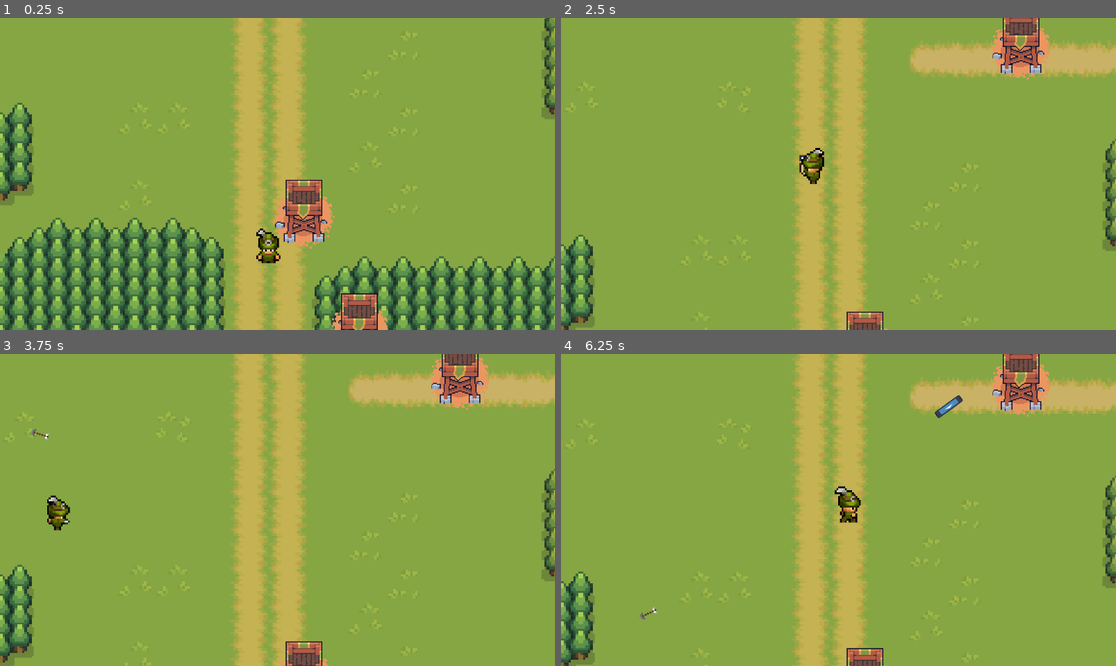
Above: before the commit, frames 1-4 (two rows, left to right).
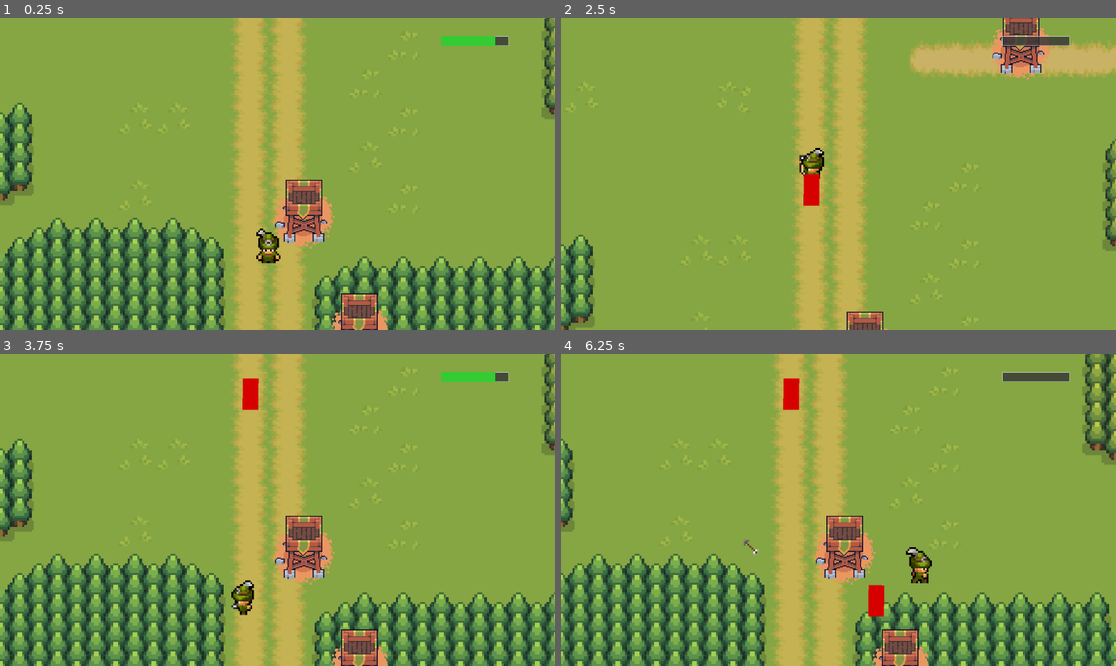
Above: after the commit, the same moments.

Repository: AethelVeritas/Dunedain
Game: Godot game, scene res://scenes/root.tscn
Two runs of this game, one before a commit and one after it. Both use one fixed random seed, a clock stepped at 60 frames per second and the inputs below. This scene is started directly instead of the project's main scene. The engine's default icon, where the game draws it, is replaced by a stand-in: a white triangle on a blue panel in a dark square.
Inputs (mouse positions are in pixels of both pictures, inside the frame that each line leads up to):
- Up to frame 1 (0.25 s): no input
- Up to frame 2 (2.5 s): move the mouse to (810, 236) at 0.52 s; hold W (up) 0.53-2.03 s; click (810, 236) at 0.6 s; move the mouse to (1005, 220) at 1.27 s; click (1005, 220) at 1.35 s; move the mouse to (672, 127) at 2.02 s; hold A (left) from 2.03 s (still down); click (672, 127) at 2.1 s
- Up to frame 3 (3.75 s): move the mouse to (305, 510) at 2.77 s; click (305, 510) at 2.85 s; move the mouse to (194, 432) at 3.52 s; release A (left) at 3.53 s; hold S (down) from 3.53 s (still down); click (194, 432) at 3.6 s
- Up to frame 4 (6.25 s): move the mouse to (960, 494) at 4.27 s; release S (down) at 4.28 s; hold D (right) 4.28-5.03 s; click (960, 494) at 4.35 s; move the mouse to (727, 525) at 5.02 s; hold W (up) 5.03-5.78 s; click (727, 525) at 5.1 s; move the mouse to (894, 441) at 5.77 s; hold D (right) from 5.78 s (still down); click (894, 441) at 5.85 s

The runs differ from the first frame. In frame 1, 0.4% of the frame differs, in the area x 79-92%, y 5-9%; in frame 2, 0.7%; in frame 3, 30%; in frame 4, 38%, in the area x 0-100%, y 0-100%.

Commit message:
add health bar to player

Diff:
--- /dev/null
+++ b/scenes/health_bar.tscn
@@ -0,0 +1,31 @@
+[gd_scene load_steps=2 format=3 uid="uid://health_bar"]
+
+[ext_resource type="Script" path="res://scripts/health_bar.gd" id="1_health"]
+
+[sub_resource type="StyleBoxFlat" id="HealthBarStyle"]
+bg_color = Color(0.2, 0.2, 0.2, 0.8)
+border_width_left = 1
+border_width_top = 1
+border_width_right = 1
+border_width_bottom = 1
+border_color = Color(0.8, 0.8, 0.8, 1.0)
+
+[sub_resource type="StyleBoxFlat" id="HealthFillStyle"]
+bg_color = Color(0.2, 0.8, 0.2, 1.0)
+
+[node name="HealthBar" type="Control"]
+custom_minimum_size = Vector2(40, 6)
+script = ExtResource("1_health")
+
+[node name="ProgressBar" type="ProgressBar" parent="."]
+layout_mode = 1
+anchors_preset = 15
+anchor_right = 1.0
+anchor_bottom = 1.0
+grow_horizontal = 2
+grow_vertical = 2
+theme_override_styles/background = SubResource("HealthBarStyle")
+theme_override_styles/fill = SubResource("HealthFillStyle")
+max_value = 100.0
+value = 100.0
+show_percentage = false
--- a/scenes/player.tscn
+++ b/scenes/player.tscn
@@ -1,7 +1,8 @@
-[gd_scene load_steps=63 format=3 uid="uid://bh1w0ho7ry2kq"]
+[gd_scene load_steps=64 format=3 uid="uid://bh1w0ho7ry2kq"]
 
 [ext_resource type="Script" uid="uid://clycbp5oqw18" path="res://scripts/player.gd" id="1_g2els"]
 [ext_resource type="Texture2D" uid="uid://bge6alj2sagkr" path="res://sprites/Puny-Characters/Archer-Green.png" id="2_g2els"]
+[ext_resource type="PackedScene" path="res://scenes/health_bar.tscn" id="3_qhqgy"]
 
 [sub_resource type="AtlasTexture" id="AtlasTexture_qhqgy"]
 atlas = ExtResource("2_g2els")
@@ -538,6 +539,16 @@
 limit_bottom = 120
 position_smoothing_enabled = true
 
+[node name="CanvasLayer" type="CanvasLayer" parent="AnimatedSprite2D/Camera2D"]
+
+[node name="HealthBar" parent="AnimatedSprite2D/Camera2D/CanvasLayer" instance=ExtResource("3_qhqgy")]
+layout_mode = 3
+anchors_preset = 0
+offset_left = 916.0
+offset_top = 38.0
+offset_right = 1056.0
+offset_bottom = 58.0
+
 [node name="Marker2D" type="Marker2D" parent="."]
 position = Vector2(0, -2)
 
--- /dev/null
+++ b/scripts/health_bar.gd
@@ -0,0 +1,23 @@
+extends Control
+
+@onready var progress_bar: ProgressBar = $ProgressBar
+
+@export var bar_width: float = 40.0
+@export var bar_height: float = 6.0
+
+func _ready():
+	custom_minimum_size = Vector2(bar_width, bar_height)
+	progress_bar.custom_minimum_size = Vector2(bar_width, bar_height)
+
+func update_health(current: int, max_health: int):
+	progress_bar.max_value = max_health
+	progress_bar.value = current
+
+	# Change color based on health percentage
+	var health_percent = float(current) / float(max_health)
+	if health_percent > 0.6:
+		progress_bar.get_theme_stylebox("fill").bg_color = Color(0.2, 0.8, 0.2, 1.0)  # Green
+	elif health_percent > 0.3:
+		progress_bar.get_theme_stylebox("fill").bg_color = Color(0.8, 0.8, 0.2, 1.0)  # Yellow
+	else:
+		progress_bar.get_theme_stylebox("fill").bg_color = Color(0.8, 0.2, 0.2, 1.0)  # Red
--- a/scripts/player.gd
+++ b/scripts/player.gd
@@ -1,12 +1,12 @@
 extends CharacterBody2D
 
 @export var speed = 200
-@export var max_health: int = 1000
-@export var max_arrows = 100 # Maximum arrows the player can carry
+@export var max_health: int = 100
+@export var max_arrows = 100
+
 var current_health: int = max_health
 var arrow_count: int = max_arrows # Current arrow count
-
-const GRAVE = preload("res://scenes/grave.tscn")
+@onready var health_bar: Control = $AnimatedSprite2D/Camera2D/CanvasLayer/HealthBar
 
 var player_state
 #var bow_equiped = true
@@ -108,6 +108,9 @@
 	current_health -= amount
 	print("Player health: ", current_health, "/", max_health)
 
+	if health_bar:
+		health_bar.update_health(current_health, max_health)
+
 	if current_health <= 0:
 		die()
 
@@ -125,6 +128,8 @@
 	# Reset stats when player spawns
 	current_health = max_health
 	arrow_count = max_arrows
+	if health_bar:
+		health_bar.update_health(current_health, max_health)
 
 func add_arrows(amount: int):
 	arrow_count += amount
Not shown, added: scripts/health_bar.gd.uid
